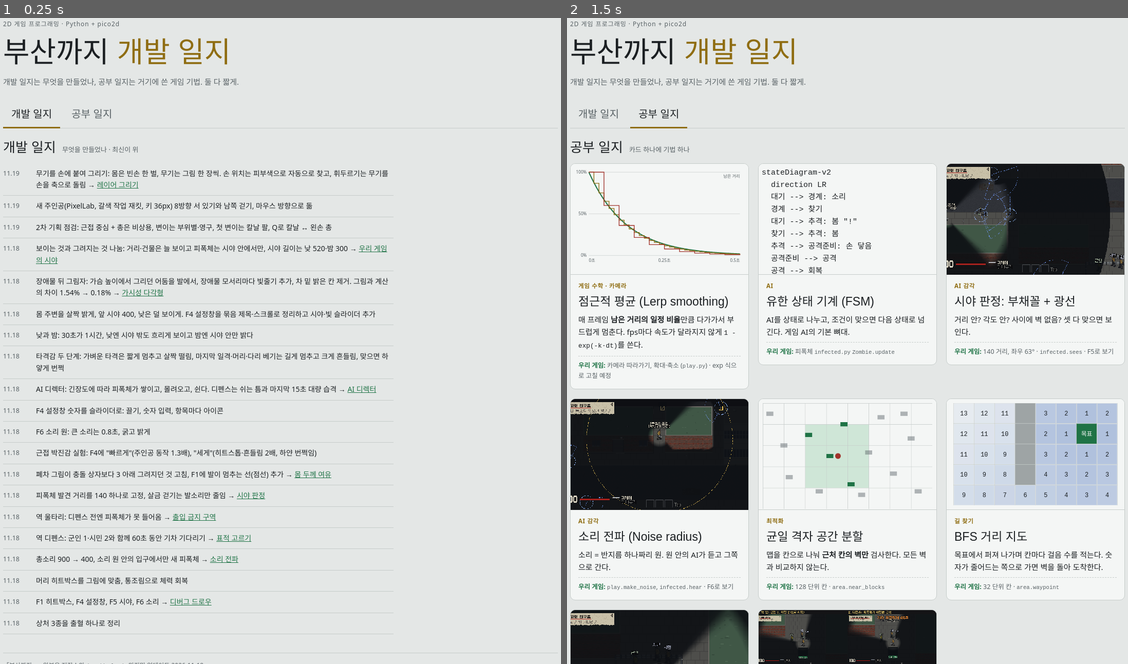
Above: before the commit, frames 1-2 (left to right).
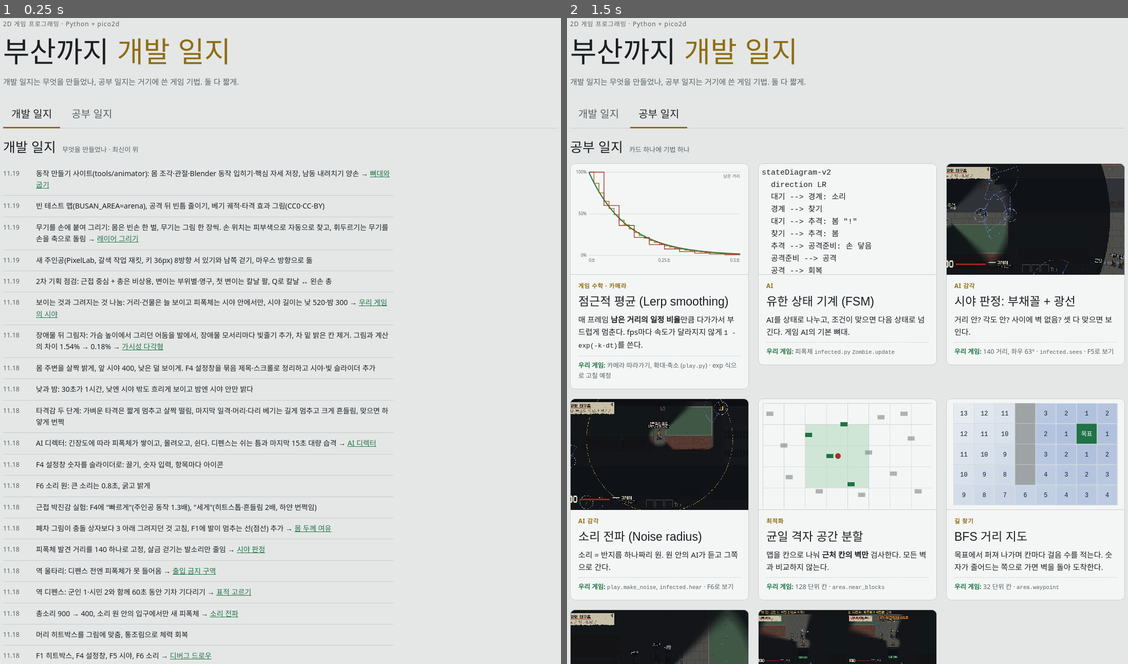
Above: after the commit, the same moments.

Repository: kimminseoung-source/2DGame_Project_NuclearSeoul
Game: browser game, page docs/devlog/index.html
The game is run twice, just before and just after one commit, with the same random seed, the same clock (stepped at 60 frames per second) and the same inputs.
Inputs:
- Up to frame 1 (0.25 s): no input
- Up to frame 2 (1.5 s): click "AI 디렉터" at 1.27 s

The runs differ from the first frame. In frame 1, 8.6% of the frame differs, in the area x 0-100%, y 23-100%; in frame 2, nothing differs.

Commit message:
B안 시험(SD1.5+ControlNet 다시 그리기): 사이트 그림보다 낫지 않음, 공부 노트 스프라이트와 뼈대
Co-Authored-By: Claude Opus 5.5 <noreply@anthropic.com>

Diff:
--- a/docs/devlog/index.html
+++ b/docs/devlog/index.html
@@ -119,6 +119,8 @@
   <section class="view log" id="view-dev" aria-labelledby="logtitle">
     <div class="section-title"><h2 id="logtitle">개발 일지</h2><small>무엇을 만들었나 · 최신이 위</small></div>
     <ol>
+      <li><span class="d">11.19</span><span>동작 만들기 사이트(tools/animator): 몸 조각·관절·Blender 동작 입히기·핵심 자세 저장, 남동 내려치기 양손 → <a href="#bake">뼈대와 굽기</a></span></li>
+      <li><span class="d">11.19</span><span>빈 테스트 맵(BUSAN_AREA=arena), 공격 뒤 빈틈 줄이기, 베기 궤적·타격 효과 그림(CC0·CC-BY)</span></li>
       <li><span class="d">11.19</span><span>무기를 손에 붙여 그리기: 몸은 빈손 한 벌, 무기는 그림 한 장씩. 손 위치는 피부색으로 자동으로 찾고, 휘두르기는 무기를 손을 축으로 돌림 → <a href="#paperdoll">레이어 그리기</a></span></li>
       <li><span class="d">11.19</span><span>새 주인공(PixelLab, 갈색 작업 재킷, 키 36px) 8방향 서 있기와 남쪽 걷기, 마우스 방향으로 돎</span></li>
       <li><span class="d">11.19</span><span>2차 기획 점검: 근접 중심 + 총은 비상용, 변이는 부위별·영구, 첫 변이는 칼날 팔, Q로 칼날 ↔ 왼손 총</span></li>
@@ -304,6 +306,16 @@
       </div>
     </article>
 
+    <article class="card" id="bake">
+      <div class="media"><img src="img/se_chop_3dposes.png" alt="Blender 관절대로 주인공 조각을 돌려 만든 남동 내려치기: 준비와 치기" loading="lazy" width="1280" height="200"></div>
+      <div class="body">
+        <span class="kind">그림</span>
+        <h3>스프라이트와 뼈대 (Spine · 굽기)</h3>
+        <p class="what">스프라이트는 장면마다 그림, 뼈대는 조각을 뼈로 움직임. 뼈대로 만들고 <b>프레임 그림으로 구우면</b> 둘의 장점을 같이 쓴다.</p>
+        <p class="ours"><b>우리 게임:</b> Blender 관절 → 사이트에서 조각 돌리기 → 굽기 → AI로 다듬기 · <code>tools/animator</code></p>
+      </div>
+    </article>
+
     <article class="card" id="debugdraw">
       <div class="media"><img src="img/dev_tools.png" alt="노란 공격 부채꼴과 피폭체 머리·몸통·다리 상자가 그려진 화면" loading="lazy" width="1280" height="720"></div>
       <div class="body">
Binary file added: docs/devlog/img/se_chop_3dposes.png
Not shown, changed: docs/DEVLOG.md
Not shown, added: docs/study/04_스프라이트와_뼈대.md
